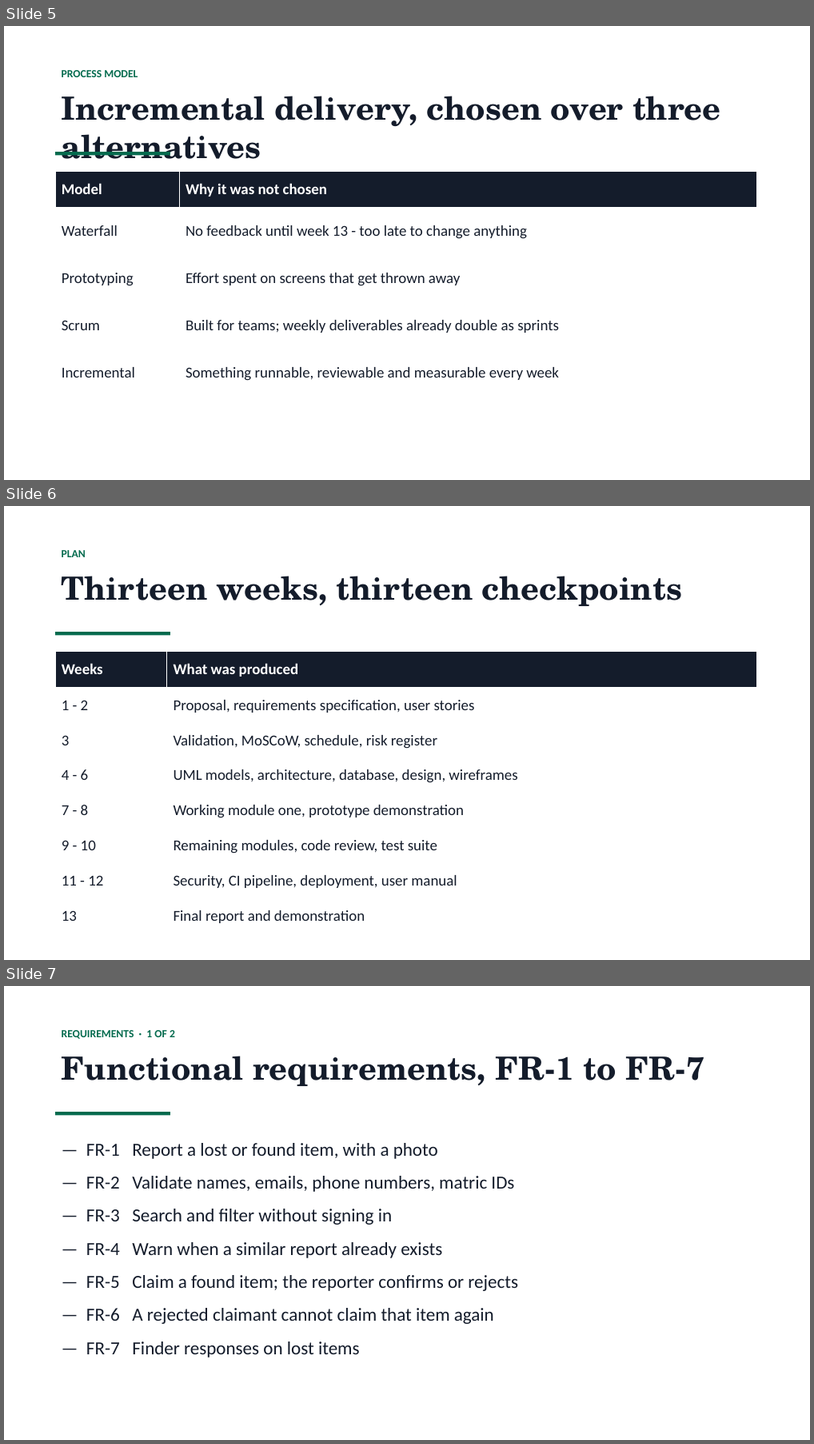
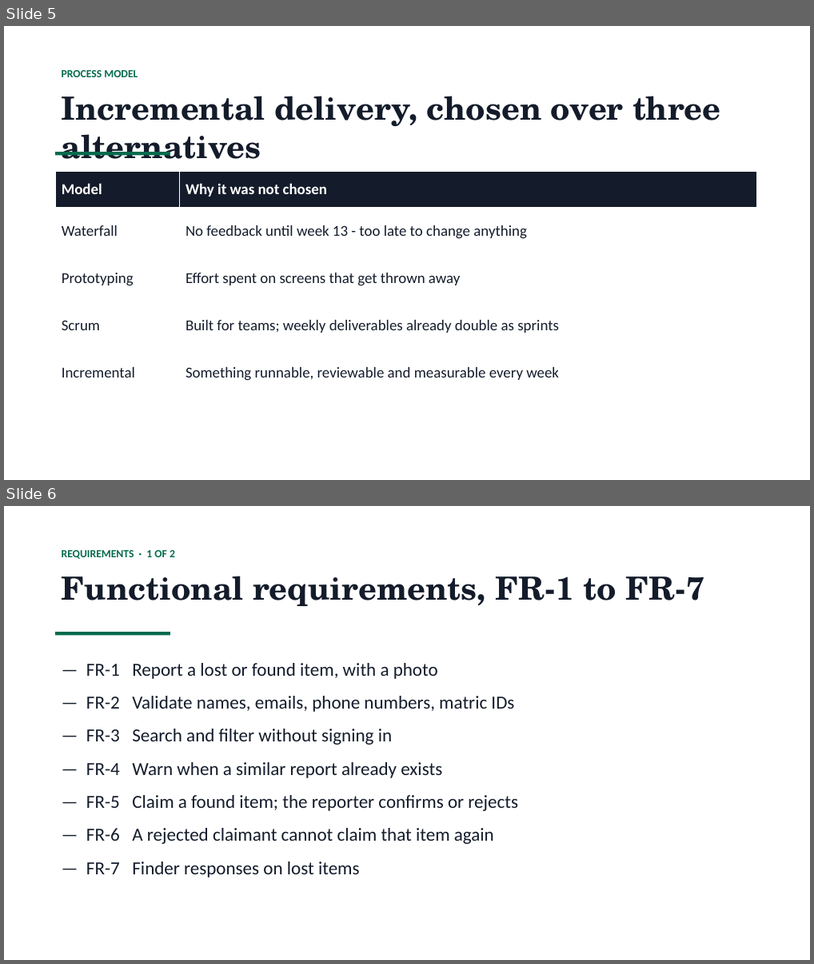
Before and after one commit to 1mathew2/afit-lost-and-found, a slide deck: AFIT_SP014_Presentation_FINAL.pptx. Shown one above the other, each under a label of ours: slides 5, 6 and 7 before the commit, slides 5 and 6 after it. The pictures are 814x1444 and 814x964 pixels, drawn with LibreOffice and Linux fonts; fonts in the diff are those of the drawing. Boxes give left, top, right and bottom in pixels: in the first picture for what was removed or moved away, otherwise in the second. Text is boxed around its words. In the diff, an @@ line names an element or a change of style, - is before the commit and + after.

```diff
--- a/AFIT_SP014_Presentation_FINAL.pptx
+++ b/AFIT_SP014_Presentation_FINAL.pptx
@@ slide 6 removed at bbox=[4, 506, 810, 960], background #FFFFFF @@
@@ text removed at bbox=[62, 550, 86, 557] @@
-PLAN
@@ text removed at bbox=[62, 576, 682, 606] @@
-Thirteen weeks, thirteen checkpoints
@@ rectangle removed at bbox=[55, 632, 170, 636] @@
@@ table removed at bbox=[55, 651, 757, 933], 8 rows, 2 columns @@
-Weeks | What was produced
-1 - 2 | Proposal, requirements specification, user stories
-3 | Validation, MoSCoW, schedule, risk register
-4 - 6 | UML models, architecture, database, design, wireframes
-7 - 8 | Working module one, prototype demonstration
-9 - 10 | Remaining modules, code review, test suite
-11 - 12 | Security, CI pipeline, deployment, user manual
-13 | Final report and demonstration
@@ what was slide 7 is now slide 6 @@
```
Also in this commit, not shown: 2 slides changed, 1 slide added, 2 other slides removed, 1 other file.
